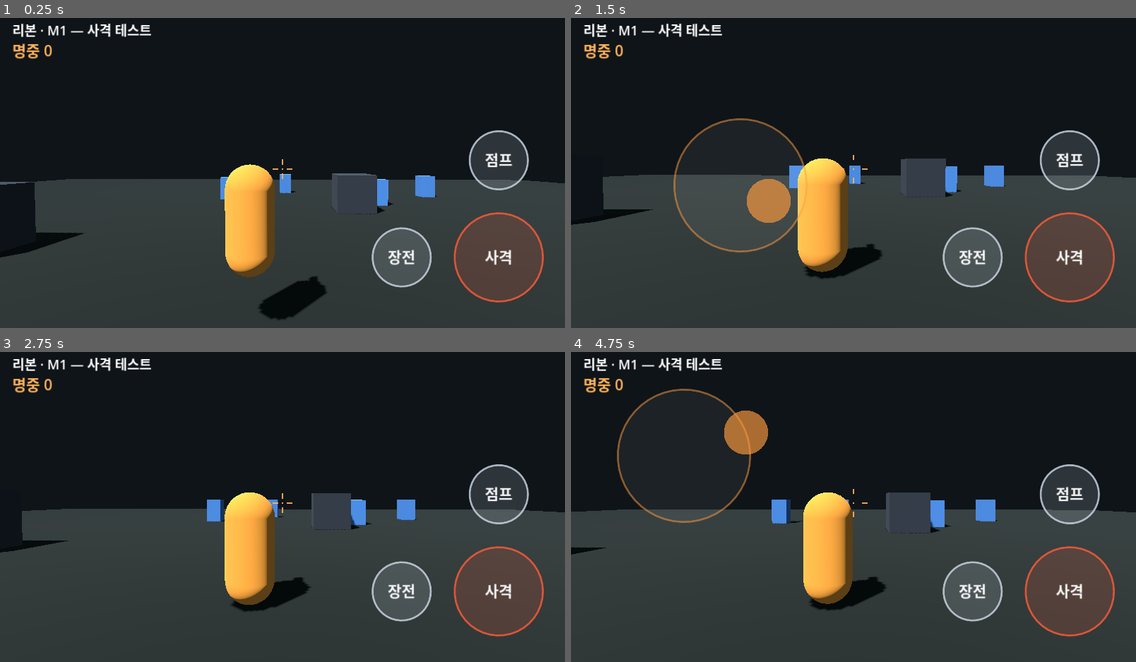
Above: before the commit, frames 1-4 (two rows, left to right).
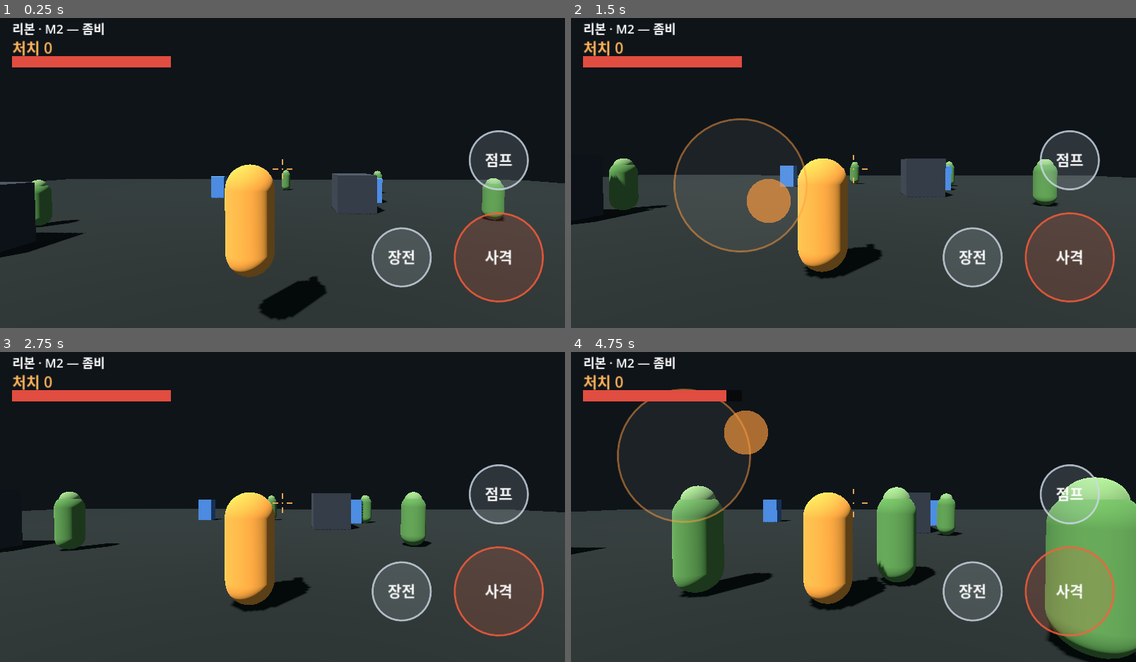
Above: after the commit, the same moments.

Repository: jjongjjongs/Reborn
Game: Godot game, scene res://Main.tscn
The game is run twice, just before and just after one commit, with the same random seed, the same clock (stepped at 60 frames per second) and the same inputs.
Inputs (mouse positions are in pixels of both pictures, inside the frame that each line leads up to):
- Up to frame 1 (0.25 s): no input
- Up to frame 2 (1.5 s): move the mouse to (977, 154) at 0.52 s; click (977, 154) at 0.67 s; drag from (740, 185) to (825, 231) at 1.27 s
- Up to frame 3 (2.75 s): move the mouse to (339, 432) at 2.02 s; click (339, 432) at 2.17 s
- Up to frame 4 (4.75 s): drag from (825, 565) to (684, 454) at 2.77 s; move the mouse to (1023, 550) at 3.52 s; click (1023, 550) at 3.67 s; drag from (684, 454) to (768, 423) at 4.27 s

The runs differ from the first frame. In frame 1, 3.3% of the frame differs, in the area x 2-90%, y 1-68%; in frame 2, 3.8%; in frame 3, 4.1%; in frame 4, 16%, in the area x 2-100%, y 1-100%.

Commit message:
M2: zombie NavMesh AI (chase, melee, headshot, player HP)
Runtime-baked NavigationRegion3D over the arena (floor + cover carved out),
zombies (CharacterBody3D + NavigationAgent3D) chase the player and melee on a
cooldown; hitscan damages them with height-based headshot (2.5x) and crit, they
flash/fall/die into a kill count. Player now has HP (zombie hits deplete it,
death respawns at spawn) with an on-screen HP bar + kill counter. Nav map synced
before agents query (2-frame await + per-zombie warmup); verified locally that
zombies actually path toward the player and the scene exports clean.

Co-Authored-By: Claude Opus 4.8 <noreply@anthropic.com>
Claude-Session: https://claude.ai/code/session_017gCHGQkLFHx2VS6S1QuV14

Diff:
--- a/game/controls.gd
+++ b/game/controls.gd
@@ -13,6 +13,9 @@
 var ammo_max: int = 30
 var reloading: bool = false
 var hits: int = 0
+var kills: int = 0
+var hp: int = 100
+var hp_max: int = 100
 
 func request_jump() -> void:
 	_jump = true
--- a/game/main.gd
+++ b/game/main.gd
@@ -1,16 +1,22 @@
 extends Node3D
-## M1 world: floor + cover + targets + player + aim-follow camera + touch HUD.
+## M2 world: NavMesh-baked arena, zombies (chase + attack), player HP, HUD.
 
 var player: PlayerBody
 var cam: Camera3D
 var _ammo_lbl: Label
-var _hit_lbl: Label
+var _kill_lbl: Label
+var _hp_fill: ColorRect
+const HP_W := 360.0
 
 func _ready() -> void:
 	_build_world()
 	_build_player()
 	_build_camera()
 	_build_hud()
+	# let the NavigationServer sync the freshly-baked map before agents query it
+	await get_tree().physics_frame
+	await get_tree().physics_frame
+	_spawn_zombies()
 
 func _build_world() -> void:
 	var sun := DirectionalLight3D.new()
@@ -32,16 +38,25 @@
 	we.environment = env
 	add_child(we)
 
-	_add_box(Vector3(70, 1, 70), Vector3(0, -0.5, 0), Color(0.12, 0.14, 0.13))
+	# nav region holds the walkable geometry so it bakes into the navmesh
+	var nav := NavigationRegion3D.new()
+	add_child(nav)
+	_add_box(nav, Vector3(70, 1, 70), Vector3(0, -0.5, 0), Color(0.12, 0.14, 0.13))
 	for p in [Vector3(8, 1, 4), Vector3(-9, 1, -3), Vector3(4, 1, -10), Vector3(-6, 1, 9)]:
-		_add_box(Vector3(2, 2, 2), p, Color(0.2, 0.22, 0.25))
-	# targets
-	for p in [Vector3(6, 0, -12), Vector3(-4, 0, -14), Vector3(0, 0, -18), Vector3(11, 0, -16)]:
-		var t := Target.new()
-		t.position = p
-		add_child(t)
+		_add_box(nav, Vector3(2, 2, 2), p, Color(0.2, 0.22, 0.25))
+	var nm := NavigationMesh.new()
+	nm.cell_size = 0.25
+	nm.cell_height = 0.25
+	nm.agent_radius = 0.5
+	nm.agent_height = 1.8
+	nm.agent_max_climb = 0.4
+	nav.navigation_mesh = nm
+	nav.bake_navigation_mesh(false)
 
-func _add_box(size: Vector3, pos: Vector3, c: Color) -> void:
+	for p in [Vector3(6, 0, -13), Vector3(-5, 0, -15)]:
+		var t := Target.new(); t.position = p; add_child(t)
+
+func _add_box(parent: Node, size: Vector3, pos: Vector3, c: Color) -> void:
 	var sb := StaticBody3D.new()
 	var m := MeshInstance3D.new()
 	var bm := BoxMesh.new(); bm.size = size; m.mesh = bm
@@ -51,7 +66,7 @@
 	var bs := BoxShape3D.new(); bs.size = size; col.shape = bs
 	sb.add_child(col)
 	sb.position = pos
-	add_child(sb)
+	parent.add_child(sb)
 
 func _build_player() -> void:
 	player = PlayerBody.new()
@@ -65,6 +80,14 @@
 	cam.position = Vector3(0, 2, 5)
 	add_child(cam)
 
+func _spawn_zombies() -> void:
+	for p in [Vector3(10, 0.1, -8), Vector3(-10, 0.1, -6), Vector3(14, 0.1, 2),
+			Vector3(-12, 0.1, 6), Vector3(0, 0.1, -20), Vector3(8, 0.1, -18)]:
+		var z := Zombie.new()
+		z.position = p
+		z.player = player
+		add_child(z)
+
 func _process(_dt: float) -> void:
 	if player:
 		var b := Basis.from_euler(Vector3(deg_to_rad(player.aim_pitch), deg_to_rad(player.aim_yaw), 0))
@@ -75,8 +98,10 @@
 		cam.look_at(pivot + fwd * 12.0, Vector3.UP)
 	if _ammo_lbl:
 		_ammo_lbl.text = ("재장전…" if Controls.reloading else "%d / %d" % [Controls.ammo, Controls.ammo_max])
-	if _hit_lbl:
-		_hit_lbl.text = "명중 %d" % Controls.hits
+	if _kill_lbl:
+		_kill_lbl.text = "처치 %d" % Controls.kills
+	if _hp_fill:
+		_hp_fill.size.x = HP_W * float(Controls.hp) / float(Controls.hp_max)
 
 func _build_hud() -> void:
 	var layer := CanvasLayer.new()
@@ -92,13 +117,23 @@
 	cross.mouse_filter = Control.MOUSE_FILTER_IGNORE
 	layer.add_child(cross)
 
-	layer.add_child(_mk_label("리본 · M1 — 사격 테스트", 30, Vector2(28, 22)))
-	_hit_lbl = _mk_label("명중 0", 34, Vector2(28, 64))
-	_hit_lbl.add_theme_color_override("font_color", Color(1.0, 0.7, 0.35))
-	layer.add_child(_hit_lbl)
+	layer.add_child(_mk_label("리본 · M2 — 좀비", 28, Vector2(28, 20)))
+	_kill_lbl = _mk_label("처치 0", 34, Vector2(28, 58))
+	_kill_lbl.add_theme_color_override("font_color", Color(1.0, 0.7, 0.35))
+	layer.add_child(_kill_lbl)
 
-	# (fire / jump / reload are drawn + handled by TouchInput for true multi-touch)
-	# ammo label (above-left of fire)
+	# HP bar
+	var hp_bg := ColorRect.new()
+	hp_bg.color = Color(0, 0, 0, 0.55)
+	hp_bg.position = Vector2(28, 104); hp_bg.size = Vector2(HP_W, 26)
+	hp_bg.mouse_filter = Control.MOUSE_FILTER_IGNORE
+	layer.add_child(hp_bg)
+	_hp_fill = ColorRect.new()
+	_hp_fill.color = Color(0.88, 0.30, 0.25)
+	_hp_fill.position = Vector2(28, 104); _hp_fill.size = Vector2(HP_W, 26)
+	_hp_fill.mouse_filter = Control.MOUSE_FILTER_IGNORE
+	layer.add_child(_hp_fill)
+
 	_ammo_lbl = _mk_label("30 / 30", 36, Vector2.ZERO)
 	_ammo_lbl.anchor_left = 1.0; _ammo_lbl.anchor_right = 1.0
 	_ammo_lbl.offset_left = -470; _ammo_lbl.offset_top = -330; _ammo_lbl.offset_right = -270
--- a/game/player.gd
+++ b/game/player.gd
@@ -15,6 +15,13 @@
 const SPREAD_MAX := 7.0
 const BLOOM_PER_SHOT := 0.55
 const BLOOM_RECOVER := 7.0   # deg/sec
+const DMG_MIN := 18
+const DMG_MAX := 26
+const HEAD_MULT := 2.5
+const CRIT_CHANCE := 0.08
+const CRIT_MULT := 1.8
+
+var _spawn := Vector3.ZERO
 
 var aim_yaw := 0.0     # degrees
 var aim_pitch := 0.0   # degrees (camera only)
@@ -25,6 +32,18 @@
 
 func _ready() -> void:
 	_build()
+	_spawn = global_position
+	Controls.hp = Controls.hp_max
+
+func take_damage(dmg: int) -> void:
+	Controls.hp = maxi(0, Controls.hp - dmg)
+	if Controls.hp <= 0:
+		_respawn()
+
+func _respawn() -> void:
+	Controls.hp = Controls.hp_max
+	global_position = _spawn
+	velocity = Vector3.ZERO
 
 func _build() -> void:
 	var body := MeshInstance3D.new()
@@ -120,8 +139,14 @@
 		end = hit.position
 		_impact(hit.position)
 		var col = hit.collider
-		if col and col.has_method("on_hit"):
-			col.on_hit()
+		if col and col.has_method("hit"):
+			var is_head: bool = hit.position.y > (col.global_position.y + 1.3)
+			var dmg := randi_range(DMG_MIN, DMG_MAX)
+			if is_head:
+				dmg = int(dmg * HEAD_MULT)
+			if randf() < CRIT_CHANCE:
+				dmg = int(dmg * CRIT_MULT)
+			col.hit(dmg, is_head)
 	_tracer(_muzzle.global_position, end)
 	_muzzle_flash()
 
--- a/game/target.gd
+++ b/game/target.gd
@@ -18,7 +18,7 @@
 	col.shape = bs; col.position = Vector3(0, 0.8, 0)
 	add_child(col)
 
-func on_hit() -> void:
+func hit(_dmg: int, _is_head: bool) -> void:
 	Controls.hits += 1
 	_flash = 1.0
 
--- /dev/null
+++ b/game/zombie.gd
@@ -0,0 +1,100 @@
+class_name Zombie
+extends CharacterBody3D
+## M2 enemy (PlayerMonster model): NavMesh chase -> melee attack. Headshot aware.
+
+const SPEED := 2.4
+const GRAVITY := 20.0
+const ATTACK_DIST := 1.8
+const ATTACK_COOL := 1.1
+const ATTACK_DMG := 10
+const MAX_HP := 60.0
+
+var hp := MAX_HP
+var _atk_cd := 0.0
+var _warmup := 0.6   # idle until the nav map is synced
+var _dead := false
+var _agent: NavigationAgent3D
+var _mat: StandardMaterial3D
+var _flash := 0.0
+var player: Node3D
+
+func _ready() -> void:
+	var body := MeshInstance3D.new()
+	var cap := CapsuleMesh.new(); cap.radius = 0.4; cap.height = 1.8
+	body.mesh = cap
+	_mat = StandardMaterial3D.new(); _mat.albedo_color = Color(0.35, 0.55, 0.28)
+	body.material_override = _mat
+	body.position = Vector3(0, 0.9, 0)
+	add_child(body)
+	# head marker (visual only; headshot is height-based)
+	var head := MeshInstance3D.new()
+	var hm := SphereMesh.new(); hm.radius = 0.28; hm.height = 0.56; head.mesh = hm
+	var hmat := StandardMaterial3D.new(); hmat.albedo_color = Color(0.5, 0.65, 0.4); head.material_override = hmat
+	head.position = Vector3(0, 1.65, 0)
+	add_child(head)
+	var col := CollisionShape3D.new()
+	var cs := CapsuleShape3D.new(); cs.radius = 0.4; cs.height = 2.0
+	col.shape = cs; col.position = Vector3(0, 1.0, 0)
+	add_child(col)
+	_agent = NavigationAgent3D.new()
+	_agent.path_desired_distance = 0.5
+	_agent.target_desired_distance = ATTACK_DIST * 0.8
+	add_child(_agent)
+
+func _physics_process(delta: float) -> void:
+	if _dead:
+		return
+	if _flash > 0.0:
+		_flash = maxf(0.0, _flash - delta * 5.0)
+		_mat.albedo_color = Color(0.35, 0.55, 0.28).lerp(Color(1, 0.3, 0.2), _flash)
+	_atk_cd = maxf(0.0, _atk_cd - delta)
+	_warmup = maxf(0.0, _warmup - delta)
+	if player == null:
+		return
+	var to_player := player.global_position - global_position
+	to_player.y = 0.0
+	var dist := to_player.length()
+	if dist <= ATTACK_DIST:
+		# attack
+		if _atk_cd <= 0.0:
+			_atk_cd = ATTACK_COOL
+			if player.has_method("take_damage"):
+				player.take_damage(ATTACK_DMG)
+		velocity.x = 0.0; velocity.z = 0.0
+	elif _warmup <= 0.0:
+		_agent.target_position = player.global_position
+		var next := _agent.get_next_path_position()
+		var dir := next - global_position
+		dir.y = 0.0
+		if dir.length() > 0.05:
+			dir = dir.normalized()
+			velocity.x = dir.x * SPEED
+			velocity.z = dir.z * SPEED
+			look_at(global_position + Vector3(dir.x, 0, dir.z), Vector3.UP)
+	else:
+		velocity.x = 0.0; velocity.z = 0.0
+	if not is_on_floor():
+		velocity.y -= GRAVITY * delta
+	move_and_slide()
+
+func hit(dmg: int, _is_head: bool) -> void:
+	if _dead:
+		return
+	hp -= dmg
+	_flash = 1.0
+	if hp <= 0.0:
+		_die()
+
+func _die() -> void:
+	_dead = true
+	Controls.kills += 1
+	# fall over + fade out
+	var t := create_tween()
+	t.tween_property(self, "rotation_degrees:x", -90.0, 0.25)
+	t.parallel().tween_property(self, "scale", Vector3(1, 1, 1) * 0.9, 0.25)
+	t.tween_interval(0.4)
+	t.tween_callback(queue_free)
+	# disable collision so bullets pass
+	for c in get_children():
+		if c is CollisionShape3D:
+			c.set_deferred("disabled", true)
Not shown, changed: game/export_presets.cfg
